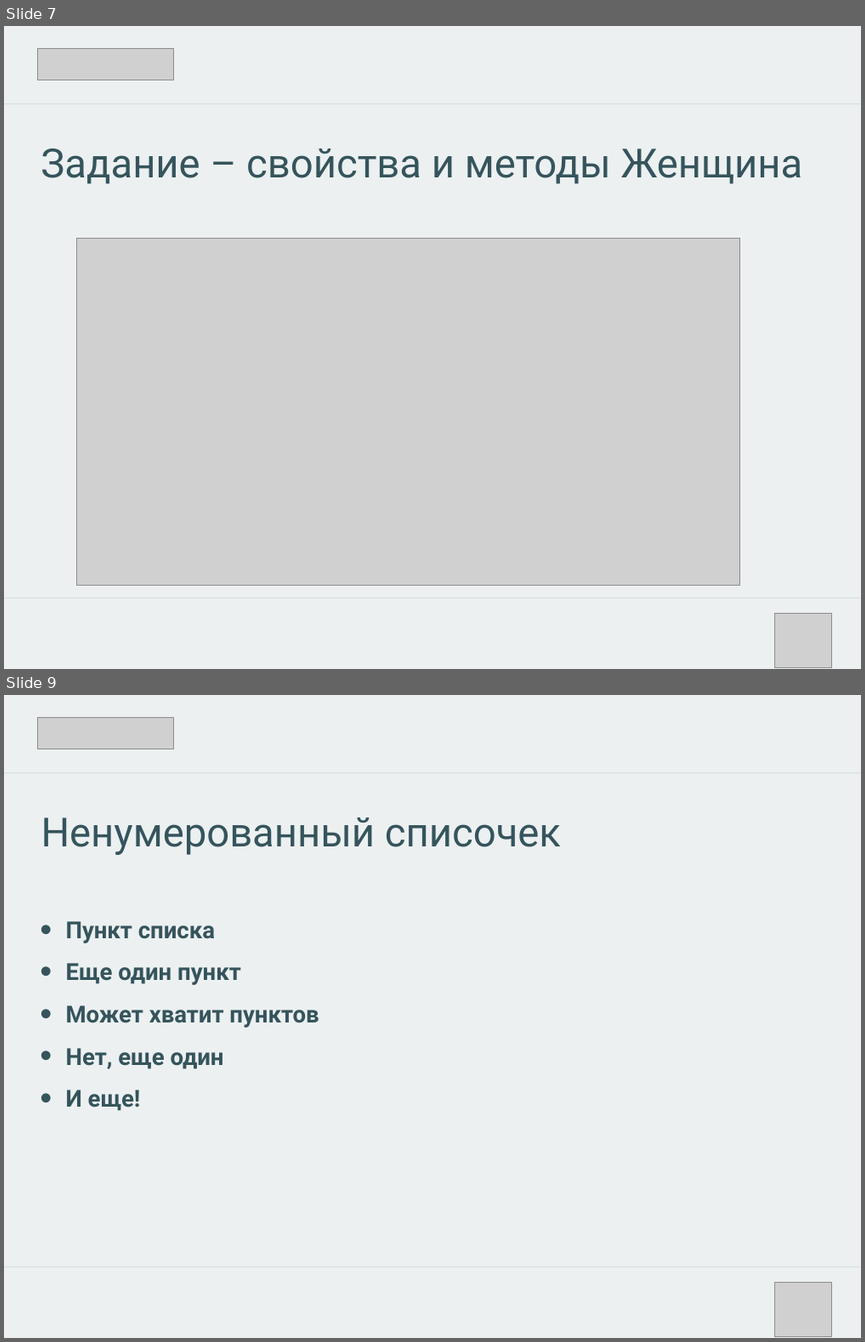
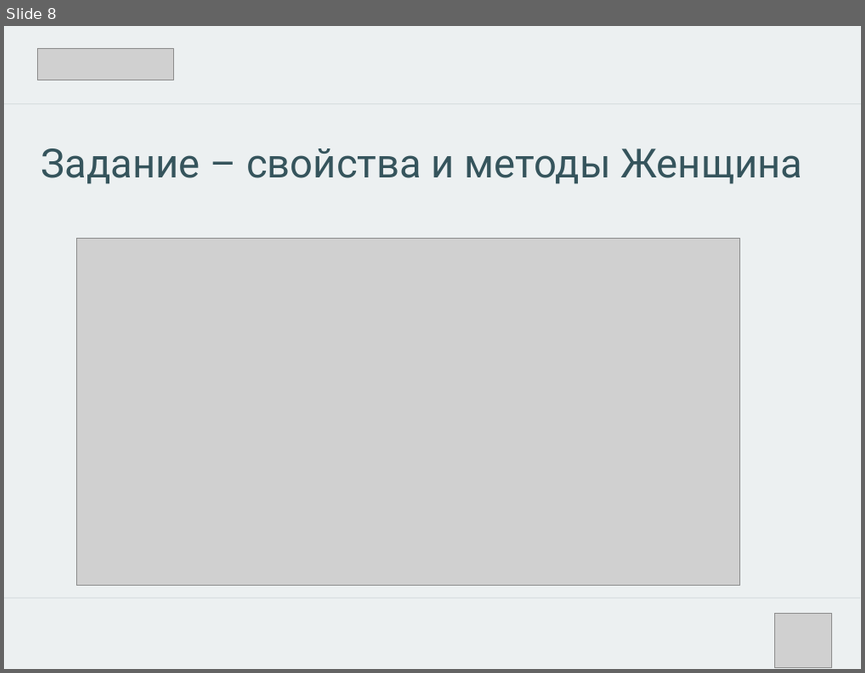
Before and after one commit to walerij/v3, a slide deck: презентация 2.pptx. Shown one above the other, each under a label of ours: slides 7 and 9 before the commit, slide 8 after it; the slides between them are not shown. The pictures are 865x1342 and 865x673 pixels, drawn with LibreOffice and Linux fonts; fonts in the diff are those of the drawing; grey boxes stand for pictures. Boxes give left, top, right and bottom in pixels: in the first picture for what was removed or moved away, otherwise in the second. Text is boxed around its words. In the diff, an @@ line names an element or a change of style, - is before the commit and + after.

```diff
--- a/презентация 2.pptx
+++ b/презентация 2.pptx
@@ slide 9 removed at [4,695,861,1338], background #ECF0F1 @@
@@ picture removed at [38,717,173,749] @@
@@ line removed from (4, 772) to (861, 772) @@
@@ text removed at [41,817,561,855] @@
-Ненумерованный списочек
@@ text removed at [66,921,318,1111] @@
-• Пункт списка
-• Еще один пункт
-• Может хватит пунктов
-• Нет, еще один
-• И еще!
@@ line removed from (4, 1267) to (860, 1267) @@
@@ picture removed at [775,1282,832,1337] @@
@@ what was slide 7 is now slide 8 @@
```
Also in this commit, not shown: 7 slides added, 2 other slides removed, 6 other files.
